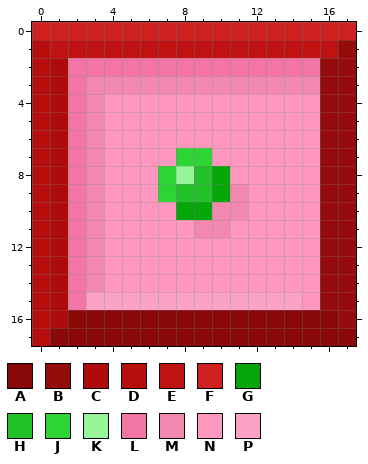
Pixel-art file, stored at art/asesprite files/strawjerry_001.aseprite. The first picture shows the starting point.
18x18 pixels, 1 frame.
Visible layers, top first: "Layer 3", "Layer 4", "Layer 1".
Palette (. is transparent): A #890808  B #960b0b  C #af0b0b  D #b70d0d  E #bf1313  F #cf2121  G #05a60a  H #21c127  J #2dd433  K #96f499  L #f275a5  M #f287b0  N #ff97bf  P #fca2c5
Pixels before, first column x 0:
 0 FFFFFFFFFFFFFFFFFF
 1 DEEEEEEEEEEEEEEEEB
 2 DCLLLLLLLLLLLLLLBB
 3 DCLMMMMMMMMMMMMMBB
 4 DCLMNNNNNNNNNNNNBB
 5 DCLMNNNNNNNNNNNNBB
 6 DCLMNNNNNNNNNNNNBB
 7 DCLMNNNNJJNNNNNNBB
 8 DCLMNNNJKHGNNNNNBB
 9 DCLMNNNJHHGMNNNNBB
10 DCLMNNNNGGMMNNNNBB
11 DCLMNNNNNMMNNNNNBB
12 DCLMNNNNNNNNNNNNBB
13 DCLMNNNNNNNNNNNNBB
14 DCLMNNNNNNNNNNNNBB
15 DCLPPPPPPPPPPPPNBB
16 DCAAAAAAAAAAAAAAAB
17 DAAAAAAAAAAAAAAAAA
New version:
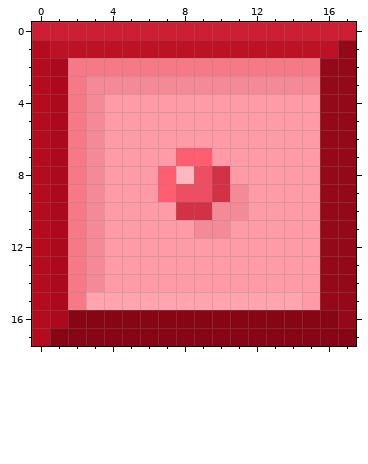
What changed:
{"change": "layer \"ToggleOn\" hue added"}
{"colour":"A","old":"#890808","new":"#870616"}
{"colour":"B","old":"#960b0b","new":"#94091a"}
{"colour":"C","old":"#af0b0b","new":"#ad091d"}
{"colour":"D","old":"#b70d0d","new":"#b50b1f"}
{"colour":"E","old":"#bf1313","new":"#bd1126"}
{"colour":"F","old":"#cf2121","new":"#cd1f34"}
{"colour":"G","old":"#05a60a","new":"#d33246"}
{"colour":"H","old":"#21c127","new":"#ee4e61"}
{"colour":"J","old":"#2dd433","new":"#ff5e71"}
{"colour":"K","old":"#96f499","new":"#ffb7c0"}
{"colour":"L","old":"#f275a5","new":"#f67988"}
{"colour":"M","old":"#f287b0","new":"#f58a97"}
{"colour":"N","old":"#ff97bf","new":"#ff9ba7"}
{"colour":"P","old":"#fca2c5","new":"#ffa5b0"}
{"label":"changed","picture_box":[32,22,356,346]}
